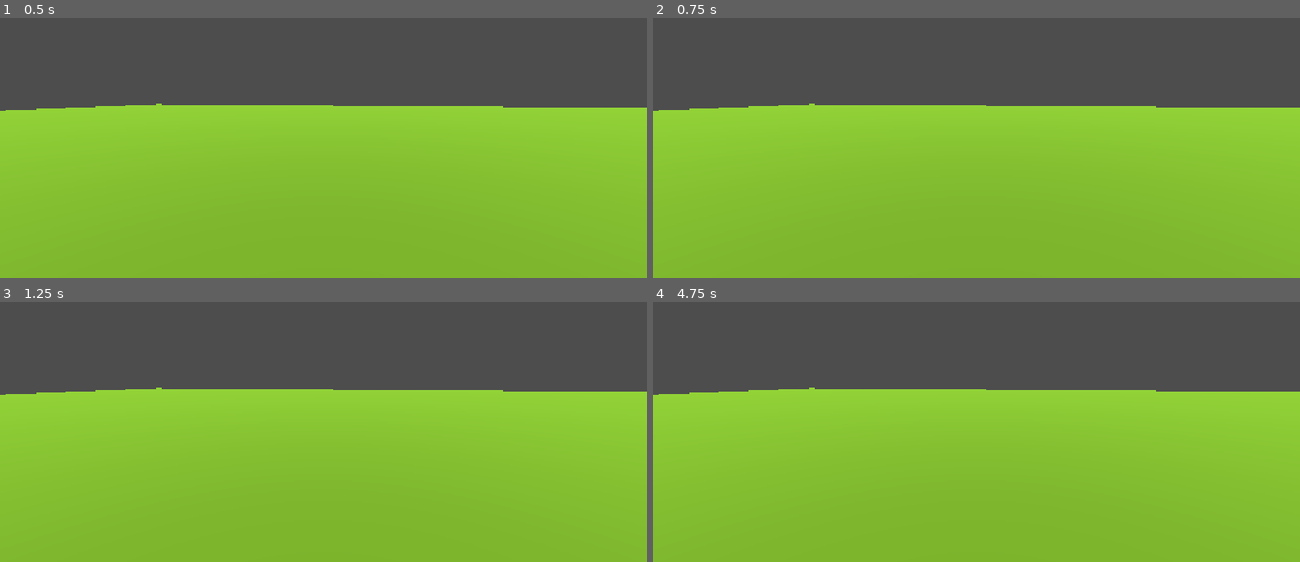
Above: before the commit, frames 1-4 (two rows, left to right).
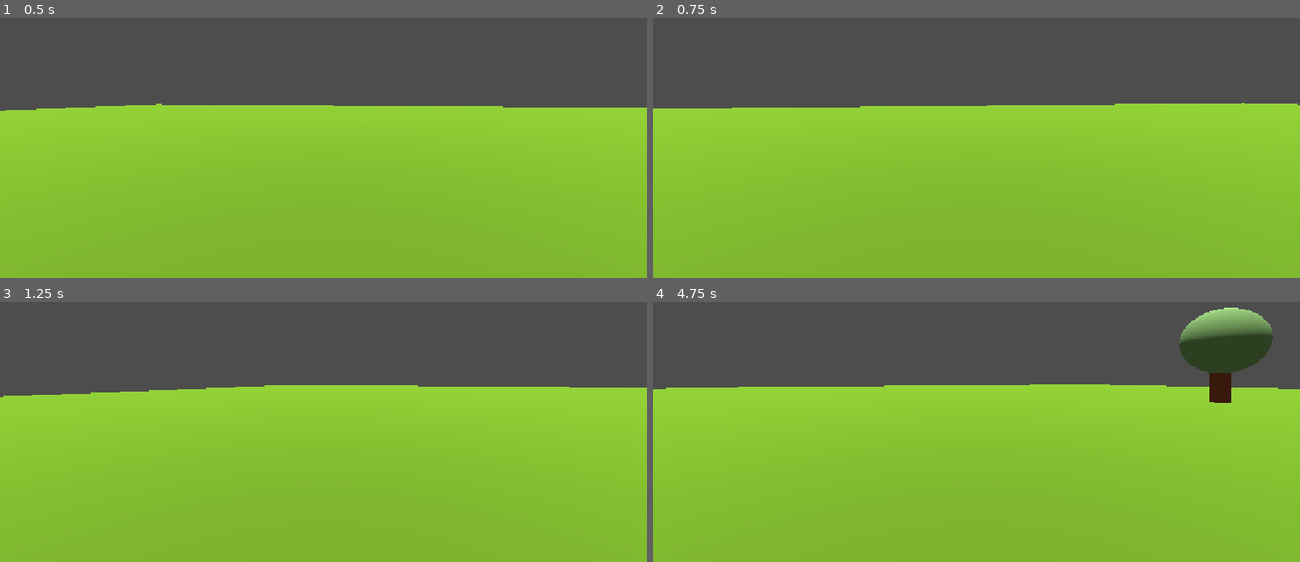
Above: after the commit, the same moments.

Repository: flatweb/gamejam4photo
Game: Godot game, scene res://root.tscn
Same seed, same stepped clock (60 frames per second), same inputs: the game is played once before the commit and once after it.
Inputs:
- Up to frame 1 (0.5 s): no input
- Up to frame 2 (0.75 s): tap Enter (ui_accept) at 0.5 s; hold Right (right, bound only after the commit) from 0.53 s (still down); hold Up (front, bound only after the commit) from 0.53 s (still down)
- Up to frame 3 (1.25 s): keep holding Right (right, bound only after the commit); keep holding Up (front, bound only after the commit); tap Enter (ui_accept) at 0.77, 0.8, 1.07 s
- Up to frame 4 (4.75 s): release Right (right, bound only after the commit) at 1.28 s; release Up (front, bound only after the commit) at 1.28 s; hold Down (back, bound only after the commit) 1.28-2.03 s; tap Enter (ui_accept) at 1.35, 1.52, 1.82, 2, 2.3, 3.02, 3.32, 3.6, 3.77, 4.07, 4.52 s; tap Up (front, bound only after the commit) at 1.55, 2.85, 4.35 s; hold Up (front, bound only after the commit) 2.03-2.78 s; hold Right (right, bound only after the commit) 2.03-3.53 s; hold Left (left, bound only after the commit) from 3.53 s (still down)

Frame 1 is identical in both runs. In frame 2, 0.7% of the frame differs, in the area x 0-100%, y 32-36%; in frame 3, 1.2%; in frame 4, 4.7%, in the area x 0-100%, y 2-39%.

Commit message:
Déplacement du joueur au clavier

Diff:
--- a/espace_jeu.tscn
+++ b/espace_jeu.tscn
@@ -13,7 +13,11 @@
 material = SubResource("StandardMaterial3D_vpl4w")
 size = Vector2(100, 100)
 
-[sub_resource type="WorldBoundaryShape3D" id="WorldBoundaryShape3D_vpl4w"]
+[sub_resource type="WorldBoundaryShape3D" id="WorldBoundaryShape3D_mc3kx"]
+plane = Plane(0, -1, 0, 0)
+
+[sub_resource type="BoxShape3D" id="BoxShape3D_vpl4w"]
+size = Vector3(200, 0, 200)
 
 [sub_resource type="StandardMaterial3D" id="StandardMaterial3D_s3qqy"]
 albedo_color = Color(0.76538, 0.40572, 0.23725268, 1)
@@ -41,9 +45,14 @@
 mesh = SubResource("PlaneMesh_0pgee")
 
 [node name="CollisionShape3D" type="CollisionShape3D" parent="Area3D" unique_id=1408227495]
-shape = SubResource("WorldBoundaryShape3D_vpl4w")
+transform = Transform3D(1, 0, 0, 0, 1, 0, 0, 0, 1, 0, -0.01, 0)
+shape = SubResource("WorldBoundaryShape3D_mc3kx")
+
+[node name="CollisionShape3D2" type="CollisionShape3D" parent="Area3D" unique_id=458292242]
+shape = SubResource("BoxShape3D_vpl4w")
 
 [node name="Joueur" parent="." unique_id=887026073 instance=ExtResource("1_r28ko")]
+transform = Transform3D(1, 0, 0, 0, 1, 0, 0, 0, 1, 0, 0.1, 0)
 
 [node name="DirectionalLight3D" type="DirectionalLight3D" parent="." unique_id=301571981]
 transform = Transform3D(1, 0, 0, 0, -4.3711385e-08, 0.99999994, 0, -0.99999994, -4.3711385e-08, 0, 10, 0)
--- /dev/null
+++ b/joueur.gd
@@ -0,0 +1,47 @@
+extends CharacterBody3D
+
+
+const SPEED = 5.0
+const JUMP_VELOCITY = 4.5
+const ROT_SPEED = 2
+const BEND_SPEED = 1
+const MAX_BEND_ANGLE : float = PI/4
+
+var freezed : bool = false
+
+func _physics_process(delta: float) -> void:
+	# Add the gravity ?
+	#if not self.is_on_floor():
+		#velocity += get_gravity() * delta
+		##if velocity != Vector3.ZERO : print(velocity)
+	#elif freezed :
+		## do nothing
+		#pass
+	#else :
+	if true:
+		# Get the input direction and handle the movement/deceleration.
+		# As good practice, you should replace UI actions with custom gameplay actions.
+		#var bend = Input.get_action_strength("back")
+		var front = -Input.get_action_strength("front") + Input.get_action_strength("back")
+		var turn = Input.get_action_strength("left") - Input.get_action_strength("right")
+		if turn != 0 :
+			rotate_y(delta*turn*ROT_SPEED)
+
+		var direction : Vector3
+		direction = Vector3(sin(rotation.y),0,cos(rotation.y))
+		velocity = direction.normalized()*front*SPEED
+
+		#if bend > 0:
+			#var bendangle = min(delta*BEND_SPEED,MAX_BEND_ANGLE)
+			## on se benche en arrière, donc on va vers le négatif
+			#rotation.x = max(rotation.x-bendangle,-MAX_BEND_ANGLE)
+		#elif rotation.x < 0 :
+			#var bendangle = min(delta*BEND_SPEED,MAX_BEND_ANGLE)
+			## on revient droit, donc on va vers zéro
+			#rotation.x = min(rotation.x+bendangle,0)
+
+		# Handle jump.
+		if Input.is_action_just_pressed("ui_accept") and is_on_floor():
+			velocity.y = JUMP_VELOCITY
+
+	move_and_slide()
--- a/joueur.tscn
+++ b/joueur.tscn
@@ -1,4 +1,6 @@
 [gd_scene format=3 uid="uid://bhf03lo0trtd5"]
+
+[ext_resource type="Script" uid="uid://b5u7rxl8fuj7q" path="res://joueur.gd" id="1_2d0qe"]
 
 [sub_resource type="CapsuleMesh" id="CapsuleMesh_vpl4w"]
 height = 1.2
@@ -11,6 +13,7 @@
 height = 1.8
 
 [node name="Joueur" type="CharacterBody3D" unique_id=887026073]
+script = ExtResource("1_2d0qe")
 
 [node name="Corps" type="MeshInstance3D" parent="." unique_id=655277345]
 transform = Transform3D(1, 0, 0, 0, 1, 0, 0, 0, 1, 0, 0.6, 0)
--- a/project.godot
+++ b/project.godot
@@ -20,6 +20,29 @@
 window/stretch/mode="canvas_items"
 window/stretch/aspect="expand"
 
+[input]
+
+front={
+"deadzone": 0.2,
+"events": [Object(InputEventKey,"resource_local_to_scene":false,"resource_name":"","device":-1,"window_id":0,"alt_pressed":false,"shift_pressed":false,"ctrl_pressed":false,"meta_pressed":false,"pressed":false,"keycode":0,"physical_keycode":4194320,"key_label":0,"unicode":0,"location":0,"echo":false,"script":null)
+]
+}
+left={
+"deadzone": 0.2,
+"events": [Object(InputEventKey,"resource_local_to_scene":false,"resource_name":"","device":-1,"window_id":0,"alt_pressed":false,"shift_pressed":false,"ctrl_pressed":false,"meta_pressed":false,"pressed":false,"keycode":0,"physical_keycode":4194319,"key_label":0,"unicode":0,"location":0,"echo":false,"script":null)
+]
+}
+right={
+"deadzone": 0.2,
+"events": [Object(InputEventKey,"resource_local_to_scene":false,"resource_name":"","device":-1,"window_id":0,"alt_pressed":false,"shift_pressed":false,"ctrl_pressed":false,"meta_pressed":false,"pressed":false,"keycode":0,"physical_keycode":4194321,"key_label":0,"unicode":0,"location":0,"echo":false,"script":null)
+]
+}
+back={
+"deadzone": 0.2,
+"events": [Object(InputEventKey,"resource_local_to_scene":false,"resource_name":"","device":-1,"window_id":0,"alt_pressed":false,"shift_pressed":false,"ctrl_pressed":false,"meta_pressed":false,"pressed":false,"keycode":0,"physical_keycode":4194322,"key_label":0,"unicode":0,"location":0,"echo":false,"script":null)
+]
+}
+
 [physics]
 
 3d/physics_engine="Jolt Physics"
Not shown, added: joueur.gd.uid
